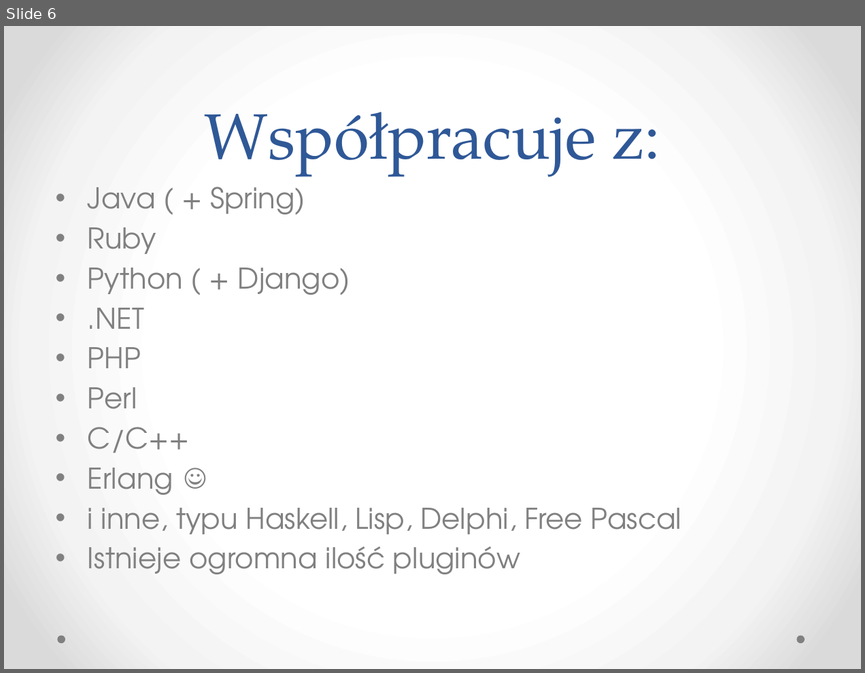
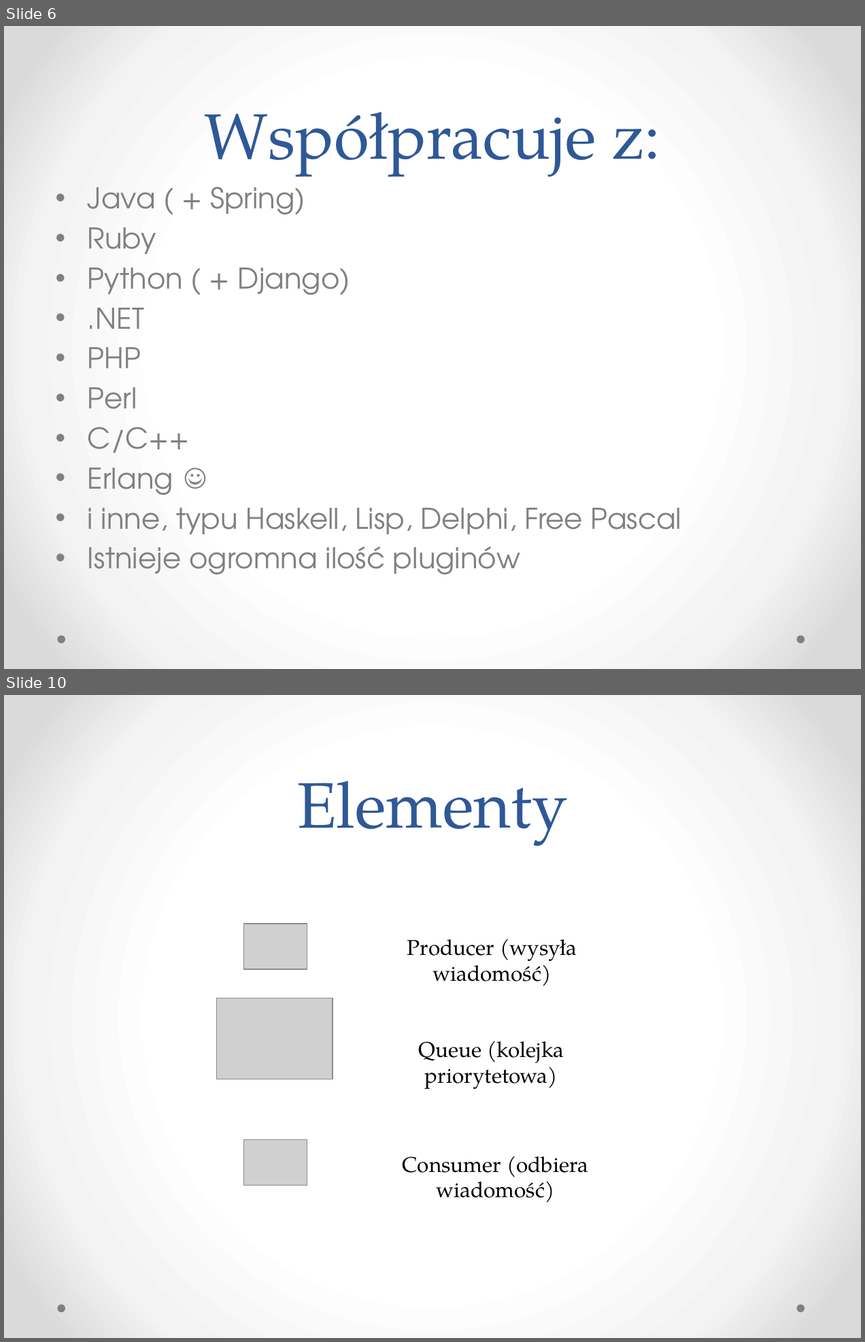
Before and after one commit to kajto/erlang-project, a slide deck: RabbitMQ.pptx. Shown one above the other, each under a label of ours: slide 6 before the commit, slides 6 and 10 after it; the slides between them are not shown. The pictures are 865x673 and 865x1342 pixels, drawn with LibreOffice and Linux fonts; fonts in the diff are those of the drawing; grey boxes stand for pictures. Boxes give left, top, right and bottom in pixels: in the first picture for what was removed or moved away, otherwise in the second. Text is boxed around its words. In the diff, an @@ line names an element or a change of style, - is before the commit and + after.

```diff
--- a/RabbitMQ.pptx
+++ b/RabbitMQ.pptx
@@ slide 10 added at box(4, 695, 861, 1338), background gradient #FFFFFF to #F4F4F4 to #DADADA; not listed: 2 template elements that a slide beside it also shows @@
@@ title added at box(297, 781, 567, 846), 54 pt, text #2F5897 @@
+Elementy
@@ picture added at box(244, 923, 307, 969) @@
@@ text added at box(407, 939, 577, 986), 18 pt, text #000000 @@
+Producer (wysyła wiadomość)
@@ picture added at box(216, 998, 332, 1079) @@
@@ text added at box(419, 1041, 564, 1089), 18 pt, text #000000 @@
+Queue (kolejka priorytetowa)
@@ picture added at box(244, 1140, 307, 1185) @@
@@ text added at box(402, 1156, 588, 1202), 18 pt, text #000000 @@
+Consumer (odbiera wiadomość)
```
Also in this commit, not shown: 4 slides changed, 14 other slides added, 1 slide removed, 2 other files.
